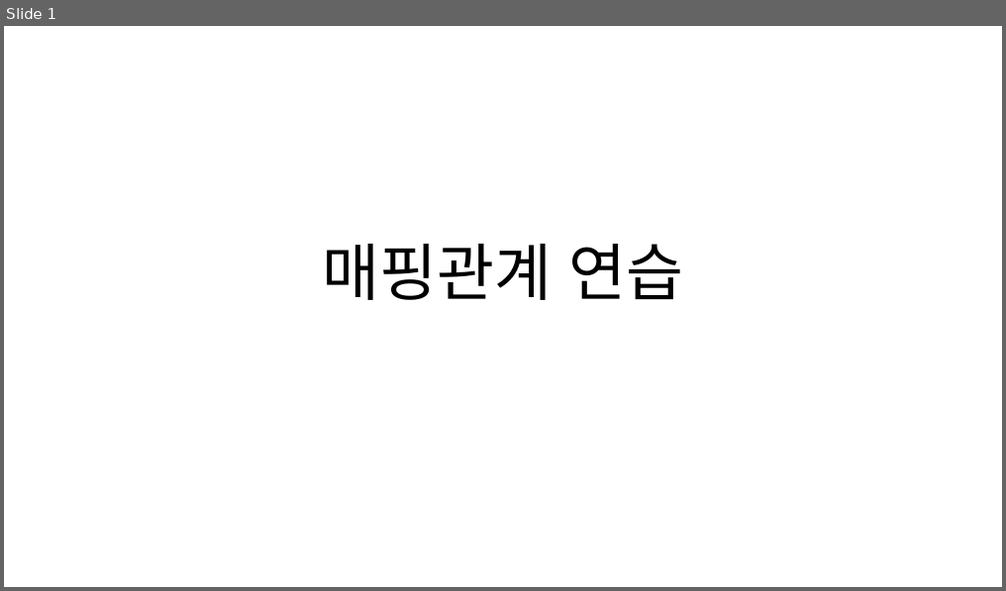
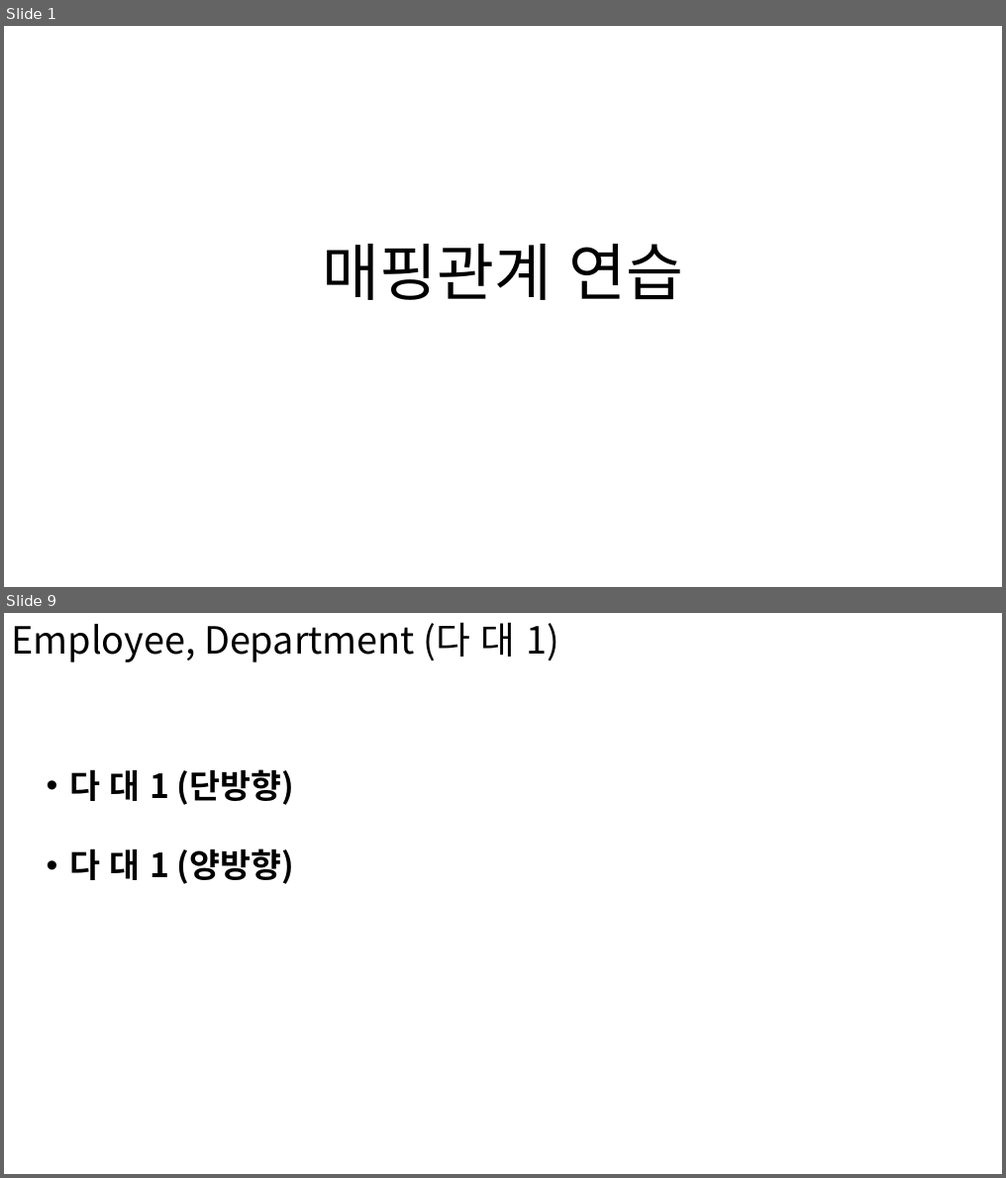
Before and after one commit to soon-good/study_archives, a slide deck: java/JPA/매핑관계_연습.pptx. Shown one above the other, each under a label of ours: slide 1 before the commit, slides 1 and 9 after it; the slides between them are not shown. The pictures are 1006x591 and 1006x1178 pixels, drawn with LibreOffice and Linux fonts; fonts in the diff are those of the drawing. Boxes give left, top, right and bottom in pixels: in the first picture for what was removed or moved away, otherwise in the second. Text is boxed around its words. In the diff, an @@ line names an element or a change of style, - is before the commit and + after.

Commit message:
JPA BASIC : 엔티티 매핑 4종류 요약본 : N:1 매핑 (Many To One) 단방향 예제 추가 : 스프링 Data JPA 확장기능 : 쿼리메소드 기능 : 엔티티 매핑 테스트 정리문서

```diff
--- a/java/JPA/매핑관계_연습.pptx
+++ b/java/JPA/매핑관계_연습.pptx
@@ slide 9 added at box(4, 613, 1002, 1174), background #FFFFFF @@
@@ text added at box(11, 622, 559, 663), 36 pt, text #000000 @@
+Employee, Department (다 대 1)
@@ text added at box(69, 769, 293, 884), 32 pt, text #000000, bold @@
+• 다 대 1 (단방향)
+• 다 대 1 (양방향)
```
Also in this commit, not shown: 2 slides changed, 36 other slides added, 38 other files.
